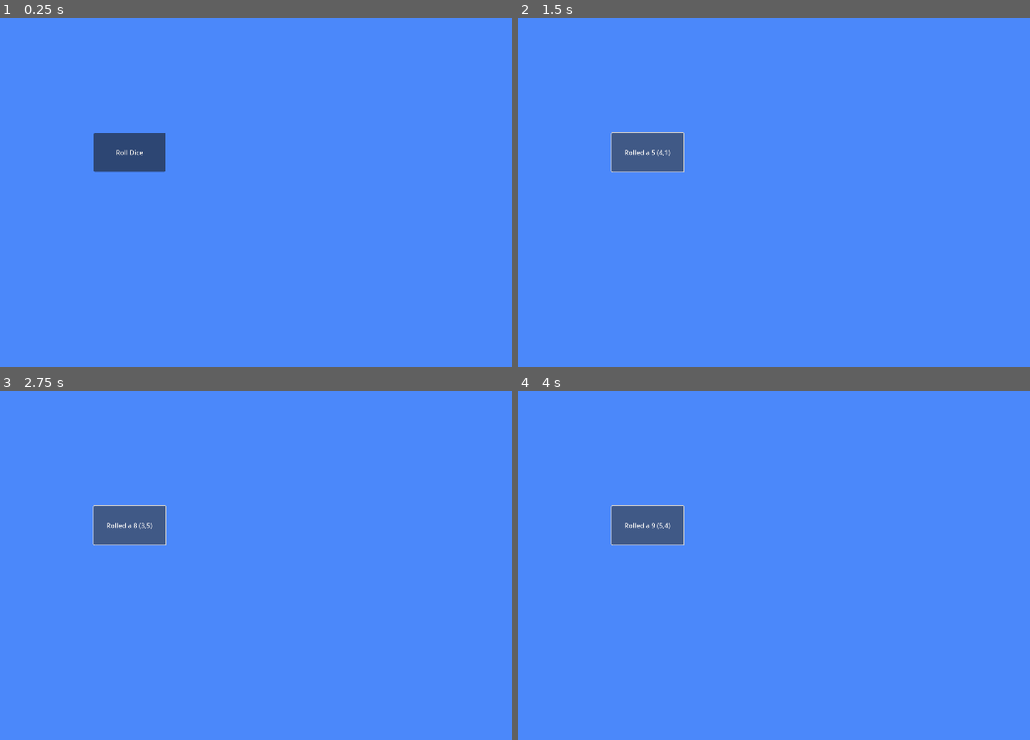
Above: before the commit, frames 1-4 (two rows, left to right).
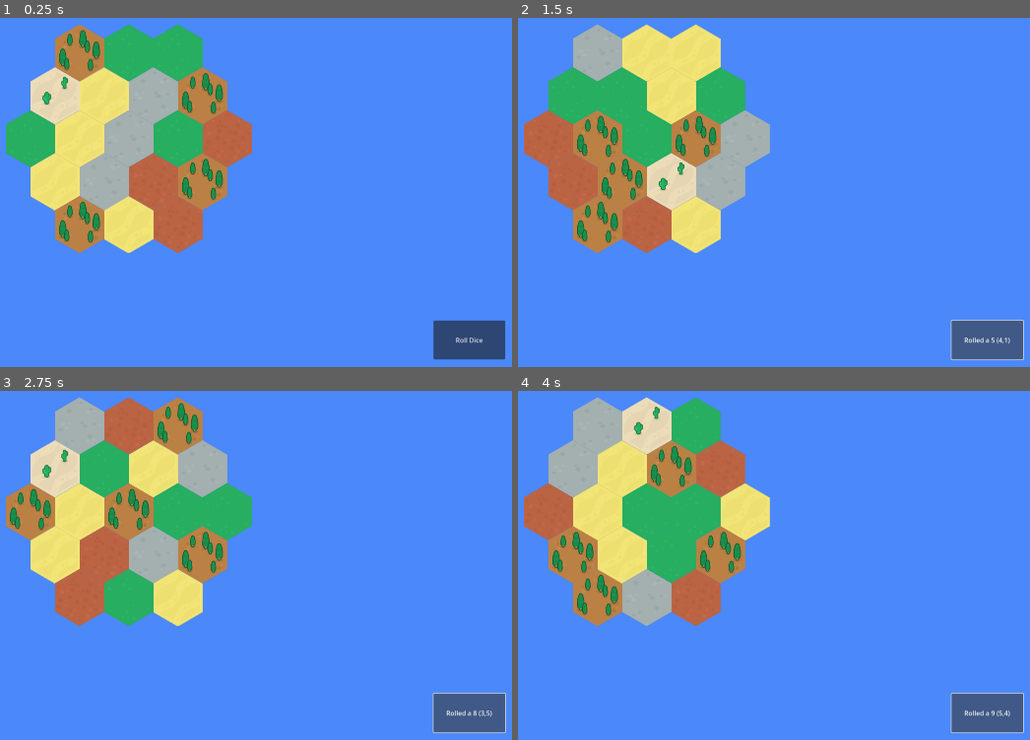
Above: after the commit, the same moments.

Repository: 0chasew0/Canaan-Client
Game: Godot game, scene res://scenes/canaan.tscn
Two runs of this game, one before a commit and one after it. Both use one fixed random seed, a clock stepped at 60 frames per second and the inputs below. This scene is started directly instead of the project's main scene.
Inputs:
- Up to frame 1 (0.25 s): no input
- Up to frame 2 (1.5 s): click "Roll Dice" at 0.5 s; click "Rolled a 3 (2,1)" at 1.25 s
- Up to frame 3 (2.75 s): click "Rolled a 5 (4,1)" at 2 s
- Up to frame 4 (4 s): click "Rolled a 8 (3,5)" at 2.75 s; click "Rolled a 2 (1,1)" at 3.5 s

The runs differ from the first frame. In frame 1, 24% of the frame differs, in the area x 1-99%, y 1-99%; in frame 2, 24%; in frame 3, 24%; in frame 4, 24%.

Commit message:
added function generate random standard map

Diff:
--- a/scenes/canaan.gd
+++ b/scenes/canaan.gd
@@ -1,11 +1,15 @@
 extends Node2D
+
+@onready var standard_map = $CanvasLayer/StandardMap
 
 func _ready() -> void:
 	randomize() # Initializes randomizer, only call this once
+	generate_rand_standard_map()
 
 # Called every frame. 'delta' is the elapsed time since the previous frame.
 #func _process(delta: float) -> void:
-	#roll_dice()
+	#generate_rand_standard_map()
+	#delta = delta / 12
 
 func roll_dice() -> int:
 	return randi_range(1,6)
@@ -17,3 +21,54 @@
 		$CanvasLayer/Roll_Dice.text = "ROBBER!"
 	else:
 		$CanvasLayer/Roll_Dice.text = "Rolled a " + str(result_1 + result_2) + " (" + str(result_1) + "," + str(result_2) + ")"
+
+func generate_rand_standard_map():
+	# Debug
+	while true:
+		var NUM_TREE_TILES = 4
+		var NUM_SHEEP_TILES = 4
+		var NUM_BRICK_TILES = 3
+		var NUM_WHEAT_TILES = 4
+		var NUM_STONE_TILES = 3
+		var NUM_DESERT_TILES = 1
+
+		var TOTAL_NUM_TILES = 19
+
+		var possible_placements: Array[Vector2i] = [
+			Vector2i(-2, -3), Vector2i(-1, -3), Vector2i(0, -3),
+			Vector2i(-2, -2), Vector2i(-1, -2), Vector2i(0, -2), Vector2i(1, -2),
+			Vector2i(-3, -1), Vector2i(-2, -1), Vector2i(-1, -1), Vector2i(0, -1), Vector2i(1, -1),
+			Vector2i(-2, 0), Vector2i(-1, 0), Vector2i(0, 0), Vector2i(1, 0),
+			Vector2i(-2, 1), Vector2i(-1, 1), Vector2i(0, 1)
+		]
+
+		# Place tiles randomly, removing the selections from the list of possible placements each time
+		for i in range(NUM_TREE_TILES):
+			var random_placement = randi_range(0, len(possible_placements) - 1)
+			standard_map.set_cell(possible_placements[random_placement], 1, Vector2i(0,0))
+			possible_placements.pop_at(random_placement)
+		print(possible_placements)
+		for i in range(NUM_SHEEP_TILES):
+			var random_placement = randi_range(0, len(possible_placements) - 1)
+			standard_map.set_cell(possible_placements[random_placement], 2, Vector2i(0,0))
+			possible_placements.pop_at(random_placement)
+		print(possible_placements)
+		for i in range(NUM_BRICK_TILES):
+			var random_placement = randi_range(0, len(possible_placements) - 1)
+			standard_map.set_cell(possible_placements[random_placement], 3, Vector2i(0,0))
+			possible_placements.pop_at(random_placement)
+		print(possible_placements)
+		for i in range(NUM_WHEAT_TILES):
+			var random_placement = randi_range(0, len(possible_placements) - 1)
+			standard_map.set_cell(possible_placements[random_placement], 4, Vector2i(0,0))
+			possible_placements.pop_at(random_placement)
+		print(possible_placements)
+		for i in range(NUM_STONE_TILES):
+			var random_placement = randi_range(0, len(possible_placements) - 1)
+			standard_map.set_cell(possible_placements[random_placement], 5, Vector2i(0,0))
+			possible_placements.pop_at(random_placement)
+
+		# Set desert tile
+		standard_map.set_cell(possible_placements[0], 6, Vector2i(0,0))
+
+		await get_tree().create_timer(1.0).timeout
--- a/scenes/canaan.tscn
+++ b/scenes/canaan.tscn
@@ -1,16 +1,18 @@
-[gd_scene load_steps=17 format=4 uid="uid://jivbdwftiitr"]
+[gd_scene load_steps=16 format=4 uid="uid://jivbdwftiitr"]
 
 [ext_resource type="Script" path="res://scenes/canaan.gd" id="1_d354y"]
-[ext_resource type="Texture2D" uid="uid://nyjy8mp2uftl" path="res://images/Dirt/dirt_06.png" id="2_m2ik4"]
+[ext_resource type="Texture2D" uid="uid://djglnqvthqtah" path="res://images/Dirt/dirt_14.png" id="2_y5yh0"]
 [ext_resource type="Texture2D" uid="uid://bv63g4podrub6" path="res://images/Grass/grass_05.png" id="3_lk8ig"]
 [ext_resource type="Texture2D" uid="uid://b6n4bu03fr25o" path="res://images/Mars/mars_07.png" id="4_t3oo1"]
-[ext_resource type="Texture2D" uid="uid://cqeqhjo34xf1d" path="res://images/Sand/sand_07.png" id="5_axmhx"]
+[ext_resource type="Texture2D" uid="uid://bpyol5iri4dvd" path="res://images/wheat.png" id="5_xcn6w"]
 [ext_resource type="Texture2D" uid="uid://dg2dv2u158wo8" path="res://images/Stone/stone_07.png" id="6_ohhag"]
 [ext_resource type="Texture2D" uid="uid://d3fmtt7g8agjt" path="res://images/Sand/sand_12.png" id="7_ebvpi"]
-[ext_resource type="Texture2D" uid="uid://bbfel7k2t8tga" path="res://images/tiles.png" id="8_gt17d"]
+
+[sub_resource type="TileMapPattern" id="TileMapPattern_or3yt"]
+tile_data = PackedInt32Array(131072, 1, 0, 1, 1, 0, 65536, 1, 0, 131073, 1, 0, 196608, 1, 0, 262145, 1, 0, 2, 1, 0, 65537, 1, 0, 131074, 1, 0, 196609, 1, 0, 262146, 1, 0, 3, 1, 0, 65538, 1, 0, 131075, 1, 0, 196610, 1, 0, 262147, 1, 0, 65539, 1, 0, 131076, 1, 0, 196611, 1, 0)
 
 [sub_resource type="TileSetAtlasSource" id="TileSetAtlasSource_tlbur"]
-texture = ExtResource("2_m2ik4")
+texture = ExtResource("2_y5yh0")
 texture_region_size = Vector2i(120, 140)
 use_texture_padding = false
 2:0/0 = 0
@@ -191,7 +193,7 @@
 6:0/0 = 0
 
 [sub_resource type="TileSetAtlasSource" id="TileSetAtlasSource_kjc6j"]
-texture = ExtResource("5_axmhx")
+texture = ExtResource("5_xcn6w")
 texture_region_size = Vector2i(120, 140)
 2:0/0 = 0
 3:0/0 = 0
@@ -369,16 +371,6 @@
 0:0/0 = 0
 1:0/0 = 0
 6:0/0 = 0
-
-[sub_resource type="TileSetAtlasSource" id="TileSetAtlasSource_2klro"]
-texture = ExtResource("8_gt17d")
-texture_region_size = Vector2i(120, 140)
-0:0/0 = 0
-7:0/0 = 0
-14:0/0 = 0
-21:0/0 = 0
-28:0/0 = 0
-35:0/0 = 0
 
 [sub_resource type="TileSet" id="TileSet_051m2"]
 tile_shape = 3
@@ -389,10 +381,12 @@
 sources/4 = SubResource("TileSetAtlasSource_kjc6j")
 sources/5 = SubResource("TileSetAtlasSource_7igx8")
 sources/6 = SubResource("TileSetAtlasSource_qx8ov")
-sources/9 = SubResource("TileSetAtlasSource_2klro")
+pattern_0 = SubResource("TileMapPattern_or3yt")
 
 [node name="Canaan" type="Node2D"]
 script = ExtResource("1_d354y")
+
+[node name="Camera2D" type="Camera2D" parent="."]
 
 [node name="CanvasLayer" type="CanvasLayer" parent="."]
 
@@ -410,15 +404,15 @@
 anchor_top = 0.5
 anchor_right = 0.5
 anchor_bottom = 0.5
-offset_left = -87.5
-offset_top = -47.5
-offset_right = 87.5
-offset_bottom = 47.5
+offset_left = 742.0
+offset_top = 412.0
+offset_right = 917.0
+offset_bottom = 507.0
 grow_horizontal = 2
 grow_vertical = 2
 text = "Roll Dice"
 
-[node name="TileMapLayer" type="TileMapLayer" parent="CanvasLayer"]
+[node name="StandardMap" type="TileMapLayer" parent="CanvasLayer"]
 position = Vector2(958, 542)
 tile_map_data = PackedByteArray("AAAXAC8ACAAAAAYAAAALACAACAAAAAAAAAASACoACAAAAAYAAAAUAC0ACAAAAAYAAAAMACcACAAAAAYAAAAZABYACAANAAAAAABCACIACAAGAAAAAABCACgACAAGAAYAAAA9ACkACAAGAAYAAAAwAC4ACAAAAAYAAAA2ABIACAAGAAAAAAANABkACAAAAAAAAAA=")
 tile_set = SubResource("TileSet_051m2")
Binary file added: images/wheat.png
Not shown, added: images/wheat.png.import
